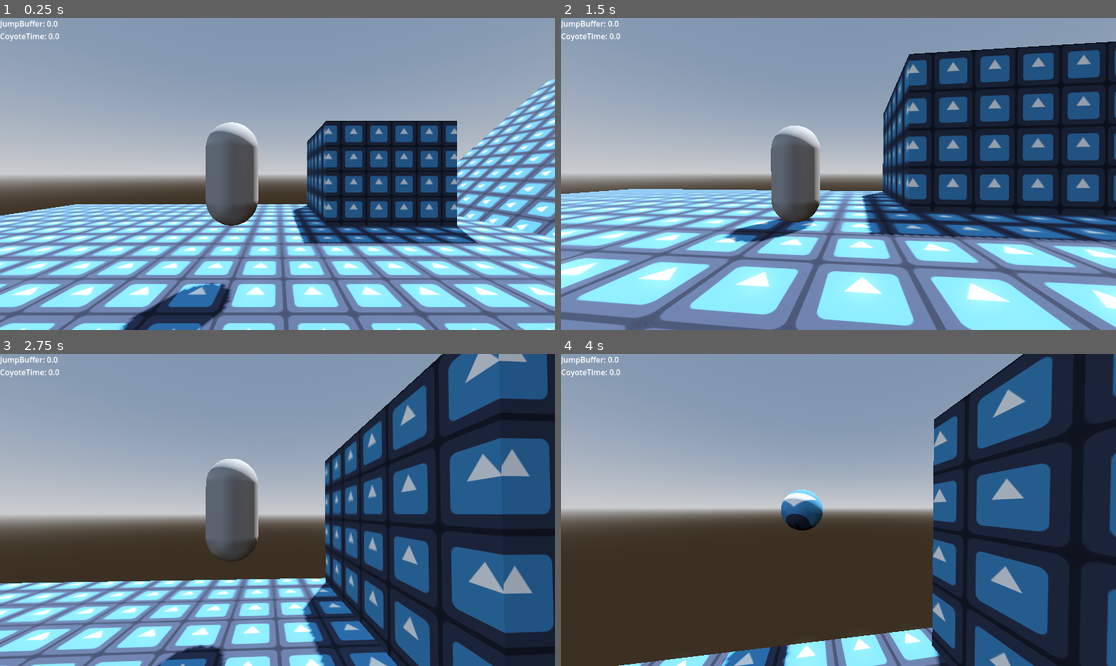
Above: before the commit, frames 1-4 (two rows, left to right).
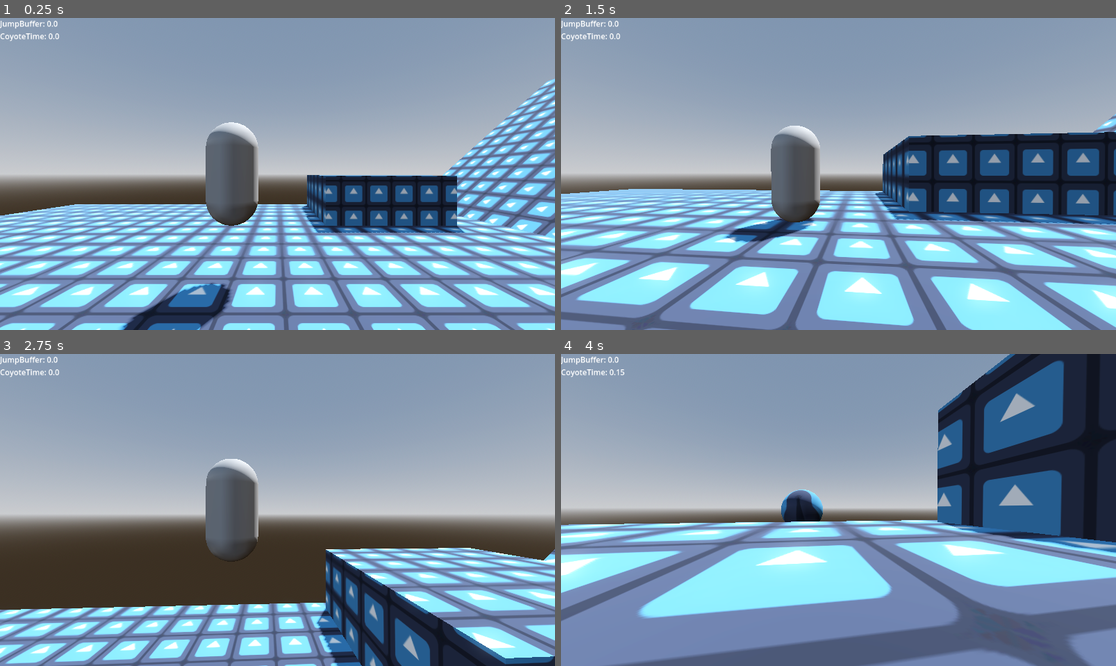
Above: after the commit, the same moments.

Repository: pochoco24/armadillos_with_guns
Game: Godot game, scene res://main.tscn
Same seed, same stepped clock (60 frames per second), same inputs: the game is played once before the commit and once after it. The engine's default icon, where the game draws it, is replaced by a stand-in: a white triangle on a blue panel in a dark square.
Inputs (mouse positions are in pixels of both pictures, inside the frame that each line leads up to):
- Up to frame 1 (0.25 s): no input
- Up to frame 2 (1.5 s): move the mouse to (866, 174) at 0.52 s; hold Space (jump) 0.53-1.28 s; hold W (up) from 0.53 s (still down); move the mouse to (810, 174) at 1.27 s; tap Shift (ball_mode) at 1.35 s
- Up to frame 3 (2.75 s): keep holding W (up); tap Space (jump) at 1.52, 1.55, 1.82, 2.3 s; move the mouse to (288, 503) at 2.02 s; press the mouse at (288, 503) at 2.03 s
- Up to frame 4 (4 s): keep holding W (up); move the mouse to (832, 516) at 2.77 s; release the mouse at (832, 516) at 2.78 s; tap Space (jump) at 2.85, 3.02, 3.32, 3.77, 3.8 s; move the mouse to (877, 513) at 3.52 s; hold Shift (ball_mode) from 3.53 s (still down)

The runs differ from the first frame. In frame 1, 8.2% of the frame differs, in the area x 52-87%, y 32-73%; in frame 2, 19%; in frame 3, 47%; in frame 4, 50%, in the area x 0-100%, y 0-100%.

Commit message:
fixed ball on floor and ledge detection

Diff:
--- a/main.tscn
+++ b/main.tscn
@@ -9,13 +9,13 @@
 [ext_resource type="Script" uid="uid://dtiwo1avy75s1" path="res://player/states/falling.gd" id="5_5vw27"]
 [ext_resource type="Script" uid="uid://qj43j33ouuei" path="res://player/states/jumping.gd" id="5_272bh"]
 [ext_resource type="Script" uid="uid://fbmqt1ut2sxi" path="res://player/states/run.gd" id="6_5vw27"]
-[ext_resource type="Script" uid="uid://xaghdmtee3di" path="res://player/states/player_state.gd" id="8_4c57u"]
 [ext_resource type="Script" uid="uid://dnk8b18dvrxgt" path="res://player/states/ball/ball_sub_state_machine.gd" id="8_w48qg"]
 [ext_resource type="Script" uid="uid://cv21ku1excwup" path="res://player/states/ball/rolling.gd" id="9_2cqfq"]
 [ext_resource type="Script" uid="uid://cl8gt4lexd38m" path="res://player/states/ball/jumping.gd" id="10_yaehf"]
 [ext_resource type="Script" uid="uid://bwfal6x03yuyj" path="res://player/states/ball/falling.gd" id="11_074og"]
 [ext_resource type="Script" uid="uid://bjgkpaqtq6enr" path="res://player/ledge_detection.gd" id="11_dg77c"]
 [ext_resource type="Script" uid="uid://cqmtmx618c1r7" path="res://player/spinning_ray_cast_3d.gd" id="11_efxa6"]
+[ext_resource type="Script" uid="uid://4su2t3tmg0nv" path="res://player/states/ledge_grab.gd" id="12_yaehf"]
 [ext_resource type="Script" uid="uid://di2cld85wx5pl" path="res://utlilities/debug_ui.gd" id="13_ycdy4"]
 
 [sub_resource type="ProceduralSkyMaterial" id="ProceduralSkyMaterial_1bvp3"]
@@ -68,9 +68,9 @@
 material = SubResource("StandardMaterial3D_1bvp3")
 
 [node name="CSGBox3D4" type="CSGBox3D" parent="Map"]
-transform = Transform3D(1, 0, 0, 0, 1, 0, 0, 0, 1, 5.40543, 1.17215, -6.71507)
-use_collision = true
-size = Vector3(5.20465, 5.98053, 5.29237)
+transform = Transform3D(1, 0, 0, 0, 1, 0, 0, 0, 1, 5.40543, -1.2035805, -6.71507)
+use_collision = true
+size = Vector3(5.20465, 6.408722, 5.29237)
 material = SubResource("StandardMaterial3D_1bvp3")
 
 [node name="CSGBox3D3" type="CSGBox3D" parent="Map"]
@@ -115,12 +115,13 @@
 
 [node name="Jumping" type="Node" parent="Player/StateMachine" node_paths=PackedStringArray("player")]
 script = ExtResource("5_272bh")
-jump_speed = 10.0
+jump_speed = 12.0
 player = NodePath("../..")
 metadata/_custom_type_script = "uid://xaghdmtee3di"
 
 [node name="Falling" type="Node" parent="Player/StateMachine" node_paths=PackedStringArray("player")]
 script = ExtResource("5_5vw27")
+ledge_grab_distance = 0.5
 player = NodePath("../..")
 metadata/_custom_type_script = "uid://xaghdmtee3di"
 
@@ -155,7 +156,7 @@
 metadata/_custom_type_script = "uid://tskxb1lhmh3"
 
 [node name="LedgeGrab" type="Node" parent="Player/StateMachine" node_paths=PackedStringArray("player")]
-script = ExtResource("8_4c57u")
+script = ExtResource("12_yaehf")
 player = NodePath("../..")
 metadata/_custom_type_script = "uid://xaghdmtee3di"
 
@@ -164,21 +165,6 @@
 
 [node name="CollisionShape3D" type="CollisionShape3D" parent="Player"]
 shape = SubResource("CapsuleShape3D_7mycd")
-
-[node name="CamPivot" type="Node3D" parent="Player"]
-transform = Transform3D(1, 0, 0, 0, 1, 0, 0, 0, 1, 0, 3.06458, 0)
-top_level = true
-script = ExtResource("3_1bvp3")
-cam_sensitivity = 0.1
-cam_follow_speed = 0.5
-fov_tween_duration = 1.0
-
-[node name="SpringArm3D" type="SpringArm3D" parent="Player/CamPivot"]
-transform = Transform3D(1, 0, 0, 0, 1, 0, 0, 0, 1, 0.881146, 0, 0)
-collision_mask = 2
-spring_length = 4.0
-
-[node name="Camera3D" type="Camera3D" parent="Player/CamPivot/SpringArm3D"]
 
 [node name="Ball" type="RigidBody3D" parent="Player"]
 transform = Transform3D(1, 0, 0, 0, 1, 0, 0, 0, 1, 0, 3.06458, 3.44522)
@@ -204,6 +190,36 @@
 mesh = SubResource("SphereMesh_1bvp3")
 skeleton = NodePath("")
 
+[node name="CamPivot" type="Node3D" parent="Player"]
+transform = Transform3D(1, 0, 0, 0, 1, 0, 0, 0, 1, 0, 3.06458, 0)
+top_level = true
+script = ExtResource("3_1bvp3")
+cam_sensitivity = 0.1
+cam_follow_speed = 0.5
+fov_tween_duration = 1.0
+
+[node name="SpringArm3D" type="SpringArm3D" parent="Player/CamPivot"]
+transform = Transform3D(1, 0, 0, 0, 1, 0, 0, 0, 1, 0.881146, 0, 0)
+collision_mask = 2
+spring_length = 4.0
+
+[node name="Camera3D" type="Camera3D" parent="Player/CamPivot/SpringArm3D"]
+
+[node name="LedgeDetection" type="Node3D" parent="Player"]
+transform = Transform3D(1, 0, 0, 0, 1, 0, 0, 0, 1, 0, 0.5, 0)
+script = ExtResource("11_dg77c")
+
+[node name="SpinningRayCast3D" type="RayCast3D" parent="Player/LedgeDetection"]
+target_position = Vector3(1.5, 0, 0)
+script = ExtResource("11_efxa6")
+resolution = 8
+
+[node name="FloorRayPivot" type="Node3D" parent="Player/LedgeDetection"]
+
+[node name="FloorRayCast" type="RayCast3D" parent="Player/LedgeDetection/FloorRayPivot"]
+transform = Transform3D(1, 0, 0, 0, 1, 0, 0, 0, 1, 1.4567413, 1.04322, 0)
+hit_back_faces = false
+
 [node name="JumpBuffer" type="Timer" parent="Player"]
 wait_time = 0.1
 one_shot = true
@@ -215,22 +231,6 @@
 [node name="ShotgunCooldown" type="Timer" parent="Player"]
 wait_time = 0.5
 one_shot = true
-
-[node name="LedgeDetection" type="Node3D" parent="Player"]
-transform = Transform3D(1, 0, 0, 0, 1, 0, 0, 0, 1, 0, 0.5, 0)
-script = ExtResource("11_dg77c")
-
-[node name="SpinningRayCast3D" type="RayCast3D" parent="Player/LedgeDetection"]
-target_position = Vector3(1, 0, 0)
-hit_back_faces = false
-script = ExtResource("11_efxa6")
-resolution = 8
-
-[node name="FloorRayPivot" type="Node3D" parent="Player/LedgeDetection"]
-
-[node name="FloorRayCast" type="RayCast3D" parent="Player/LedgeDetection/FloorRayPivot"]
-transform = Transform3D(1, 0, 0, 0, 1, 0, 0, 0, 1, 0.934848, 1.04322, 0)
-hit_back_faces = false
 
 [node name="DebugUI" type="Control" parent="."]
 layout_mode = 3
@@ -244,4 +244,5 @@
 offset_right = 40.0
 offset_bottom = 23.0
 
+[connection signal="ledge_detected" from="Player/LedgeDetection" to="Player/StateMachine/Falling" method="_on_ledge_detection_ledge_detected"]
 [connection signal="collided" from="Player/LedgeDetection/SpinningRayCast3D" to="Player/LedgeDetection" method="_on_spinning_ray_cast_3d_collided"]
--- a/player/spinning_ray_cast_3d.gd
+++ b/player/spinning_ray_cast_3d.gd
@@ -24,10 +24,12 @@
 		if has_hit:
 			# Check which raycast hit closer
 			if (
-					closest_hit.distance_squared_to(global_position)
-					< get_collision_point().distance_squared_to(global_position)
+					get_collision_point().distance_squared_to(global_position)
+					< closest_hit.distance_squared_to(global_position)
 			):
 				closest_hit = get_collision_point()
+				hit_normal = get_collision_normal()
+				angle = rotation_degrees.y
 		else:
 			has_hit = true
 			closest_hit = get_collision_point()
--- a/player/states/ball/ball_sub_state_machine.gd
+++ b/player/states/ball/ball_sub_state_machine.gd
@@ -30,6 +30,7 @@
 
 	player.cam_pivot.change_fov(90.0)
 
+	ball.on_floor = false
 	set_substate("Falling")
 
 
--- a/player/states/falling.gd
+++ b/player/states/falling.gd
@@ -1,4 +1,17 @@
 extends BipedalState
+
+var enable_ledge_detection_signal = false
+
+# How far the character will be from the ledge while grabbing it
+@export var ledge_grab_distance: float
+
+
+func enter():
+	enable_ledge_detection_signal = true
+
+
+func exit():
+	enable_ledge_detection_signal = false
 
 
 func input_update(event: InputEvent):
@@ -16,9 +29,14 @@
 
 	if player.is_on_floor():
 		if not player.jump_buffer.is_stopped():
-			player.jump_buffer.stop()
 			change_state("Jumping")
 		elif Input.get_vector("down", "up", "right", "left") != Vector2.ZERO:
 			change_state("Run")
 		else:
 			change_state("Idle")
+
+
+func _on_ledge_detection_ledge_detected(point: Vector3, normal: Vector3) -> void:
+	if enable_ledge_detection_signal:
+		player.rotation.y = normal.angle_to(Vector3.FORWARD)
+		change_state("LedgeGrab")
--- a/player/states/jumping.gd
+++ b/player/states/jumping.gd
@@ -14,3 +14,10 @@
 
 	if player.velocity.y < 0.0:
 		change_state("Falling")
+	elif player.is_on_floor():
+		if not player.jump_buffer.is_stopped():
+			change_state("Jumping")
+		elif Input.get_vector("down", "up", "right", "left") != Vector2.ZERO:
+			change_state("Run")
+		else:
+			change_state("Idle")
--- /dev/null
+++ b/player/states/ledge_grab.gd
@@ -0,0 +1,8 @@
+extends PlayerState
+
+
+func input_update(event: InputEvent) -> void:
+	if event.is_action_pressed("jump"):
+		change_state("Jumping")
+	else:
+		super(event)
Not shown, added: player/states/ledge_grab.gd.uid
